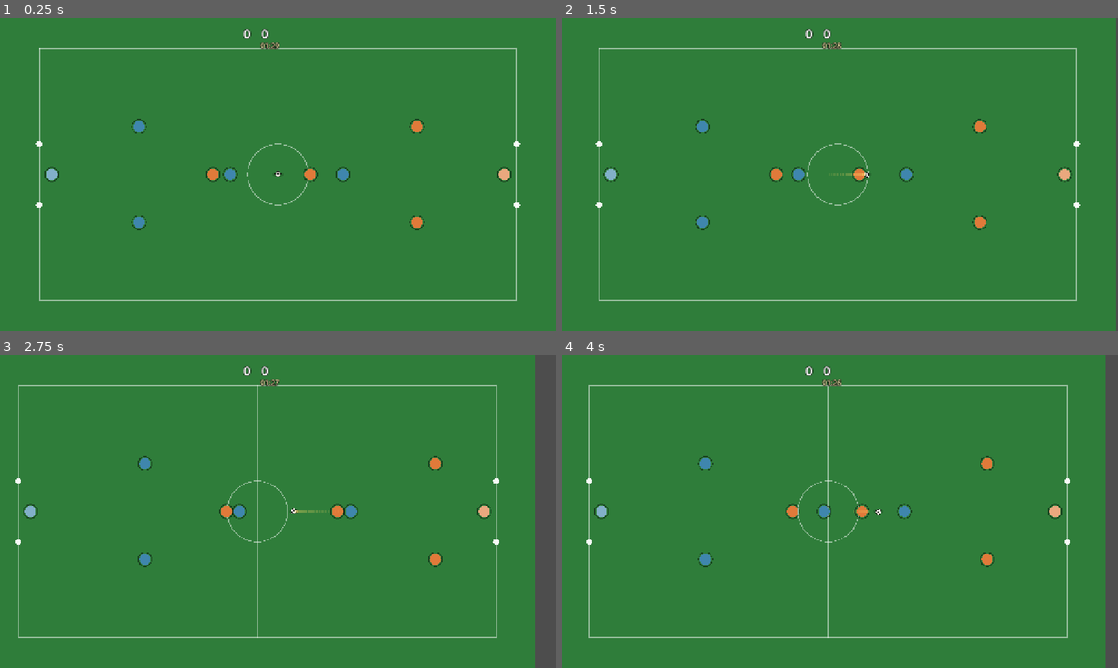
Above: before the commit, frames 1-4 (two rows, left to right).
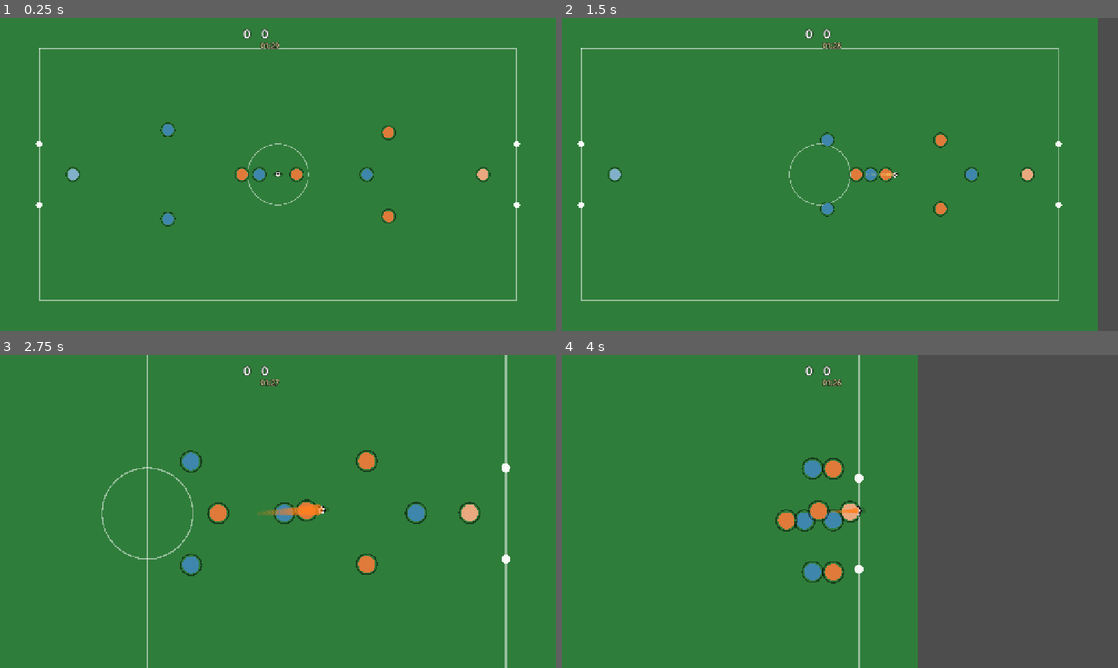
Above: after the commit, the same moments.

Repository: gmoraess/worldcupbeasts
Game: Godot game, scene res://scenes/Match.tscn
Same seed, same stepped clock (60 frames per second), same inputs: the game is played once before the commit and once after it.
Inputs (mouse positions are in pixels of both pictures, inside the frame that each line leads up to):
- Up to frame 1 (0.25 s): no input
- Up to frame 2 (1.5 s): tap Enter at 0.5 s; move the mouse to (962, 158) at 0.52 s; hold D 0.53-1.25 s; tap 1 at 0.6 s; click (962, 158) at 0.67 s; drag from (728, 190) to (812, 237) at 1.27 s
- Up to frame 3 (2.75 s): move the mouse to (333, 442) at 2.02 s; hold D from 2.03 s (still down); tap 3 at 2.1 s
- Up to frame 4 (4 s): release D at 2.75 s; drag from (812, 574) to (673, 464) at 2.77 s; move the mouse to (1006, 558) at 3.52 s; hold A from 3.53 s (still down); tap 5 at 3.6 s

The runs differ from the first frame. In frame 1, 1.6% of the frame differs, in the area x 8-92%, y 32-68%; in frame 2, 5.7%; in frame 3, 8.3%; in frame 4, 37%, in the area x 4-98%, y 0-100%.

Commit message:
Etapa 1 — movimento de futebol + anti-gelo + ritmo arcade
- Player: freia rápido (decel 4200 > accel) -> mata o "deslize no gelo";
  mais veloz (330) pra arcade
- Match._target_for reescrito com forma de time: carregador leva a bola,
  fwd corre à frente na raia (largura), mid apoia, def cobre; defesa segura
  LINHA goal-side entre bola e gol; goleiro fecha o ângulo (reta bola↔gol)
- Decisões e dribles mais rápidos (ritmo arcade)

Headless: sem erro; placar caiu pra ~1 gol (mais realista)

Co-Authored-By: Claude Sonnet 4.6 <noreply@anthropic.com>

Diff:
--- a/scripts/Match.gd
+++ b/scripts/Match.gd
@@ -110,7 +110,7 @@
 	_update_possession()
 	_decide -= delta
 	if _decide <= 0.0:
-		_decide = randf_range(0.22, 0.42)
+		_decide = randf_range(0.16, 0.30)
 		if carrier != null:
 			_carrier_decide()
 	_dribble -= delta
@@ -166,11 +166,11 @@
 			ball.kick(to, clampf(to.length() * 2.2, 360.0, 820.0), 0.0, 0.0)
 			carrier = null
 			return
-	# DRIBLE: empurra a bola na direção do gol
+	# DRIBLE: empurra a bola na direção do gol (toques mais frequentes = mais rápido)
 	if _dribble <= 0.0:
-		_dribble = 0.28
+		_dribble = 0.18
 		var d := (goal_c - carrier.global_position).normalized()
-		ball.kick(d, 230.0 + carrier.stats.get("ctrl", 1.0) * 40.0, 0.0, 0.0)
+		ball.kick(d, 300.0 + carrier.stats.get("ctrl", 1.0) * 50.0, 0.0, 0.0)
 
 func _best_pass(from: Player) -> Player:
 	var gx := goal_x(from.team)
@@ -204,24 +204,43 @@
 	for p in all:
 		p.target = _target_for(p, chaser)
 
-func _target_for(p: Player, chaser: Player) -> Vector2:
+func _target_for(p: Player, presser: Player) -> Vector2:
+	var bx := ball.global_position.x
+	var by := ball.global_position.y
+	var atk := 1.0 if p.team == "home" else -1.0   # sentido de ataque do time de p
+	var minx := FIELD.position.x + 36.0
+	var maxx := FIELD.end.x - 36.0
+
+	# GOLEIRO — fecha o ângulo: fica na reta bola↔centro do gol, perto da linha
 	if p.role == "gk":
-		var gx := own_goal_x(p.team)
-		var ty := clampf(ball.global_position.y, GOAL_TOP + 10.0, GOAL_BOT - 10.0)
-		return Vector2(gx + (26.0 if p.team == "home" else -26.0), ty)
+		var gc := Vector2(own_goal_x(p.team), MID.y)
+		var d := ball.global_position - gc
+		var pos := gc + d.normalized() * clampf(d.length() * 0.18, 22.0, 82.0)
+		pos.y = clampf(pos.y, GOAL_TOP + 8.0, GOAL_BOT - 8.0)
+		if p.team == "home":
+			pos.x = clampf(pos.x, FIELD.position.x + 12, FIELD.position.x + 120)
+		else:
+			pos.x = clampf(pos.x, FIELD.end.x - 120, FIELD.end.x - 12)
+		return pos
+
+	# CARREGADOR — leva a bola rumo ao gol (um passo à frente dela)
 	if p == carrier:
-		# carregador acompanha a bola
-		return ball.global_position
+		return ball.global_position + Vector2(18.0 * atk, 0.0)
+
+	# raia do jogador, puxando um pouco pra altura da bola (compacta o time)
+	var lane := clampf(lerpf(p.home_pos.y, by, 0.28), FIELD.position.y + 30, FIELD.end.y - 30)
+
 	if p.team == poss:
-		# em posse: avança em apoio, deslocando a formação rumo ao ataque
-		var shift := (ball.global_position.x - MID.x) * 0.6
-		return Vector2(clampf(p.home_pos.x + shift, FIELD.position.x + 30, FIELD.end.x - 30), p.home_pos.y)
+		# ATAQUE sem a bola: fwd corre à frente, mid apoia, def cobre atrás
+		var push := 210.0 if p.role == "fwd" else (70.0 if p.role == "mid" else -50.0)
+		return Vector2(clampf(bx + push * atk, minx, maxx), lane)
 	else:
-		# sem posse: o caçador vai na bola; resto recua em linha
-		if p == chaser:
+		# DEFESA sem a bola: presser vai na bola; resto segura linha goal-side
+		if p == presser:
 			return ball.global_position
-		var shift := (ball.global_position.x - MID.x) * 0.45
-		return Vector2(clampf(p.home_pos.x + shift, FIELD.position.x + 30, FIELD.end.x - 30), p.home_pos.y)
+		var own_gx := own_goal_x(p.team)
+		var line_x := lerpf(bx, own_gx, 0.32)
+		return Vector2(clampf(line_x, minx, maxx), lane)
 
 func _closest_to_ball(team: String) -> Player:
 	var best: Player = null; var bd := 1e9
--- a/scripts/Player.gd
+++ b/scripts/Player.gd
@@ -6,8 +6,9 @@
 var team := "home"            # "home" ataca pra direita · "away" pra esquerda
 var role := "mid"             # gk / def / mid / fwd
 var home_pos := Vector2.ZERO  # vaga na formação (campo)
-var max_speed := 230.0
-var accel := 1100.0
+var max_speed := 330.0    # arcade: mais rápido
+var accel := 3000.0       # acelera rápido (snappy)
+var decel := 4200.0       # FREIA rápido — mata o "deslize no gelo"
 var stats := {"fin": 1.0, "ctrl": 1.0, "des": 1.0, "def": 1.0, "sta": 1.0}
 
 var target := Vector2.ZERO    # pra onde mover (o Match seta por frame)
@@ -52,10 +53,12 @@
 	var to := target - global_position
 	var dist := to.length()
 	var desired := Vector2.ZERO
-	if dist > 2.0:
+	if dist > 4.0:
 		var sp := max_speed
-		if dist < 36.0:
-			sp = max_speed * (dist / 36.0)   # arrive: desacelera perto do alvo
+		if dist < 24.0:
+			sp = max_speed * (dist / 24.0)   # arrive: desacelera perto do alvo
 		desired = to.normalized() * sp
-	velocity = velocity.move_toward(desired, accel * delta)
+	# acelera rápido quando ganha velocidade; FREIA mais rápido ainda (anti-gelo)
+	var rate := accel if desired.length() >= velocity.length() - 1.0 else decel
+	velocity = velocity.move_toward(desired, rate * delta)
 	move_and_slide()
